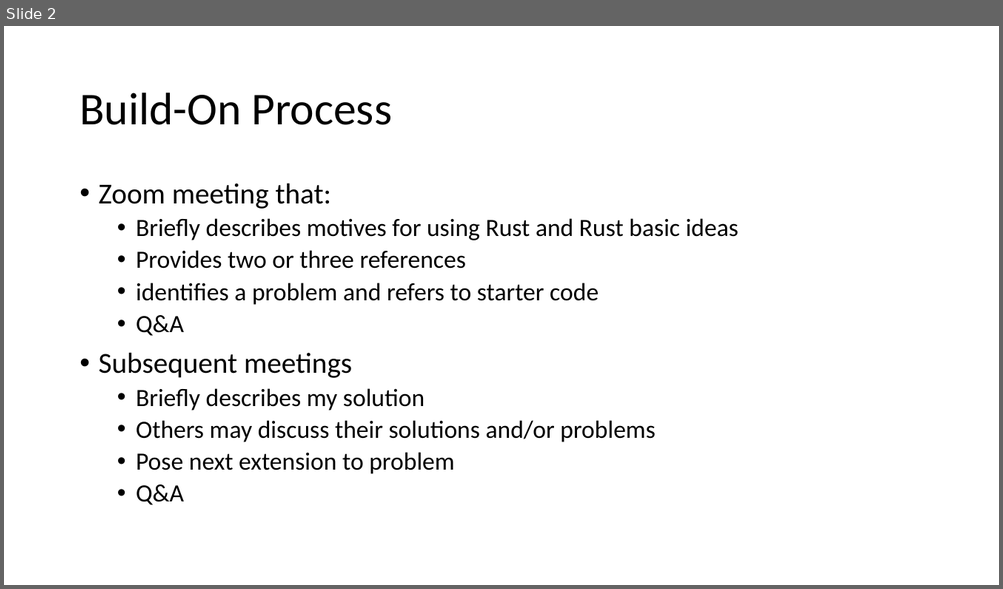
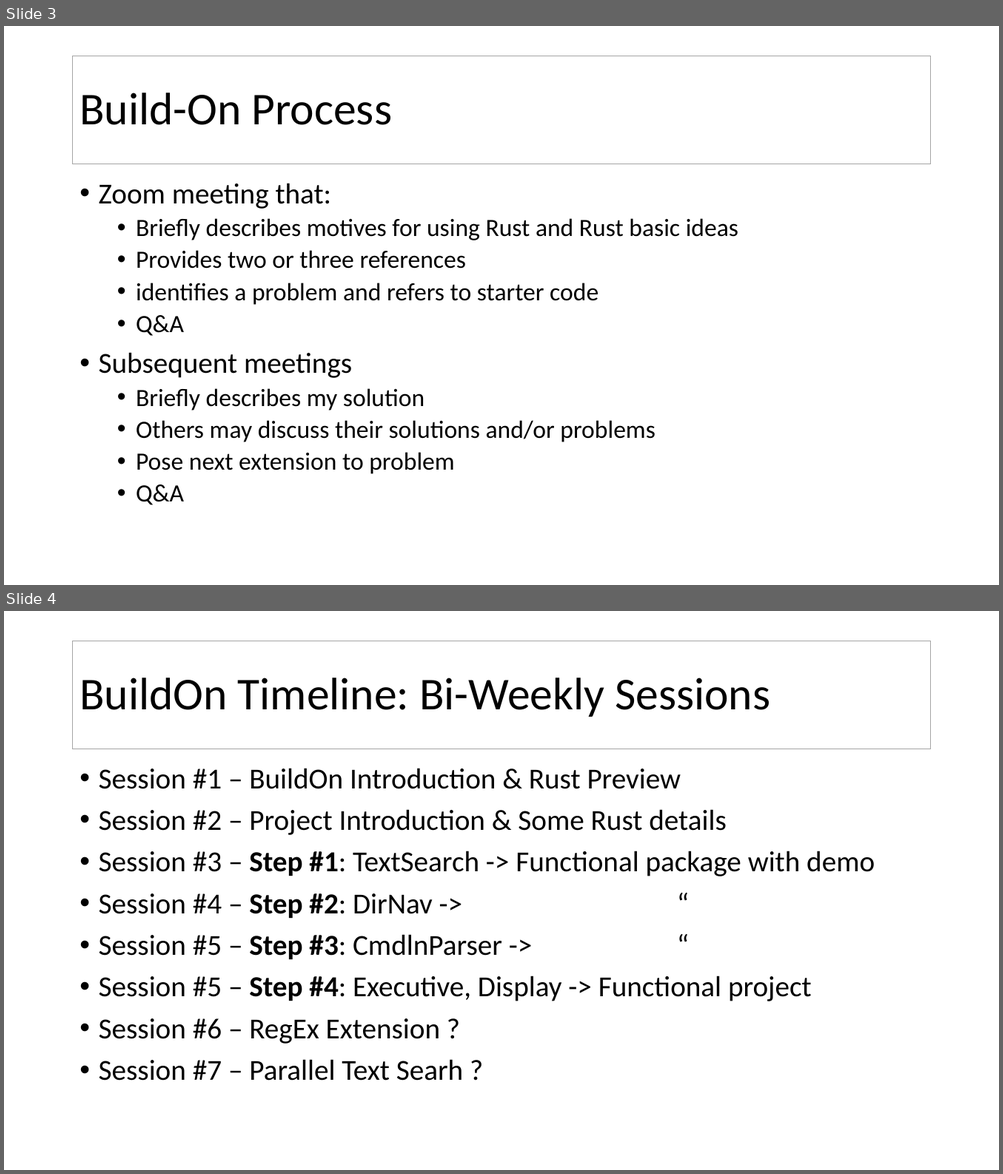
Before and after one commit to JimFawcett/BuildOn, a slide deck: Build-On.pptx. Shown one above the other, each under a label of ours: slide 2 before the commit, slides 3 and 4 after it. The pictures are 1003x589 and 1003x1174 pixels, drawn with LibreOffice and Linux fonts; fonts in the diff are those of the drawing. Boxes give left, top, right and bottom in pixels: in the first picture for what was removed or moved away, otherwise in the second. Text is boxed around its words. In the diff, an @@ line names an element or a change of style, - is before the commit and + after.

```diff
--- a/Build-On.pptx
+++ b/Build-On.pptx
@@ slide 4 added at (4,611,999,1170), background #FFFFFF @@
@@ title added at (73,641,930,749), fill #FFFFFF, outline #A5A5A5 1 pt, 44 pt, text #000000 @@
+BuildOn Timeline: Bi-Weekly Sessions
@@ text added at (99,768,874,1081), 28 pt, text #000000 @@
+• Session #1 – BuildOn Introduction & Rust Preview
+• Session #2 – Project Introduction & Some Rust details
+• Session #3 – Step #1: TextSearch -> Functional package with demo
+• Session #4 – Step #2: DirNav -> “
+• Session #5 – Step #3: CmdlnParser -> “
+• Session #5 – Step #4: Executive, Display -> Functional project
+• Session #6 – RegEx Extension ?
+• Session #7 – Parallel Text Searh ?
@@ what was slide 2 is now slide 3 @@
@@ slide 3 changed as well @@
@@ title "Build-On Process": place and size @@
-title "Build-On Process" at (79,93,392,125)
+title "Build-On Process" at (73,56,930,164)
@@ title "Build-On Process" at (73,56,930,164): fill none to #FFFFFF; outline none to #A5A5A5 1 pt @@
```
Also in this commit, not shown: 2 other slides changed, 6 other slides added, 1 other file.
